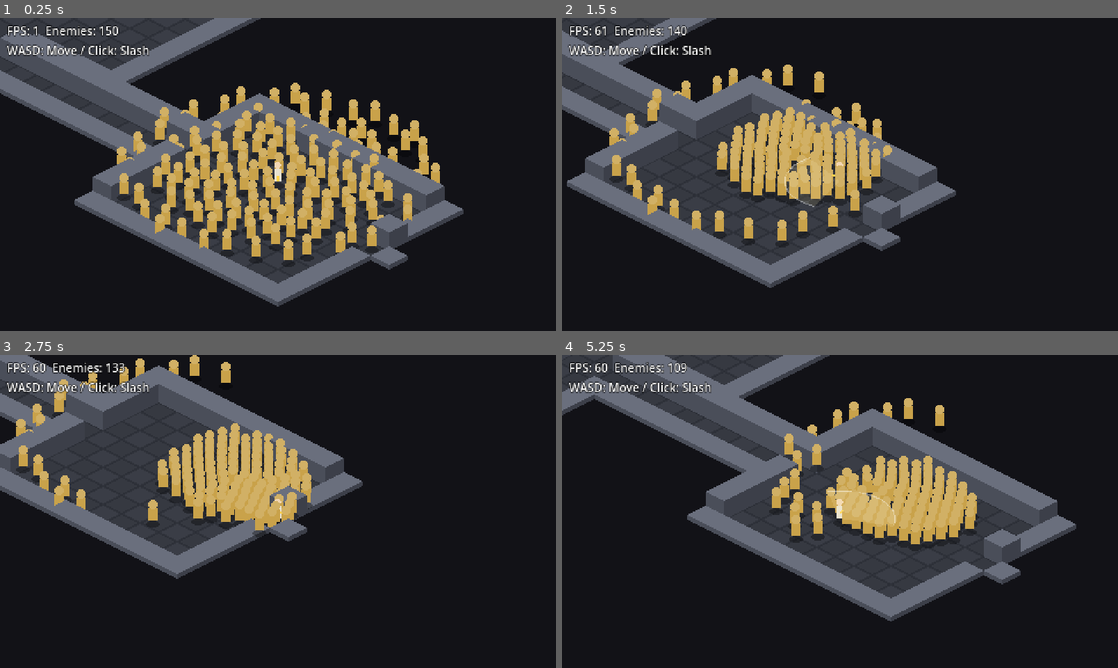
Above: before the commit, frames 1-4 (two rows, left to right).
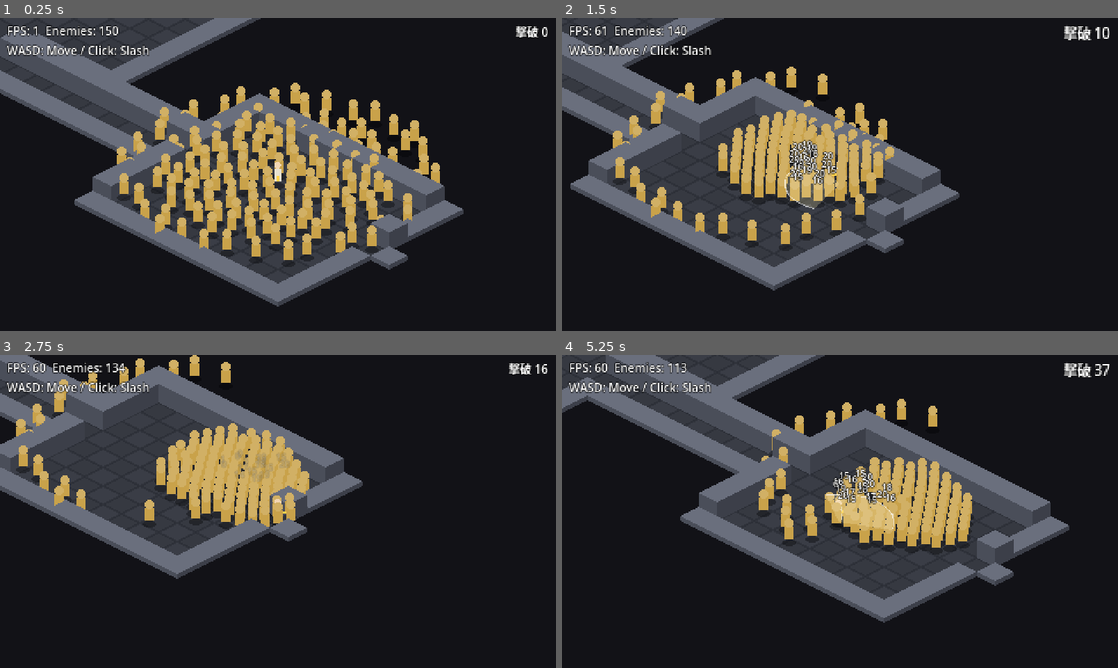
Above: after the commit, the same moments.

Repository: fururun/HackSla
Game: Godot game, scene res://scenes/test/stress.tscn
The game is run twice, just before and just after one commit, with the same random seed, the same clock (stepped at 60 frames per second) and the same inputs. This scene is started directly instead of the project's main scene.
Inputs (mouse positions are in pixels of both pictures, inside the frame that each line leads up to):
- Up to frame 1 (0.25 s): no input
- Up to frame 2 (1.5 s): move the mouse to (962, 158) at 0.52 s; hold D (move_right) 0.53-1.28 s; click (962, 158) at 0.67 s; move the mouse to (728, 190) at 1.27 s; hold S (move_down) from 1.28 s (still down); click (728, 190) at 1.42 s
- Up to frame 3 (2.75 s): move the mouse to (333, 442) at 2.02 s; release S (move_down) at 2.03 s; hold D (move_right) from 2.03 s (still down); click (333, 442) at 2.17 s
- Up to frame 4 (5.25 s): move the mouse to (812, 574) at 2.77 s; release D (move_right) at 2.78 s; hold W (move_up) 2.78-3.53 s; click (812, 574) at 2.92 s; move the mouse to (1006, 558) at 3.52 s; hold A (move_left) 3.53-5.03 s; click (1006, 558) at 3.67 s; move the mouse to (673, 464) at 4.27 s; click (673, 464) at 4.42 s; move the mouse to (867, 511) at 5.02 s; hold S (move_down) from 5.03 s (still down); click (867, 511) at 5.17 s

The runs differ from the first frame. In frame 1, 0.1% of the frame differs, in the area x 92-99%, y 2-7%; in frame 2, 8.7%; in frame 3, 3.6%; in frame 4, 14%, in the area x 0-99%, y 0-86%.

Commit message:
T18: 撃破演出（ヒットストップ・ダメージ数字・画面揺れ・撃破数）
担当: codex（dispatch 20261108-083635）

Diff:
--- a/scripts/enemies/enemy.gd
+++ b/scripts/enemies/enemy.gd
@@ -20,7 +20,11 @@
 func take_hit(amount: float, _skill: SkillDef) -> void:
 	if not active or definition.is_immortal:
 		return
-	life = maxf(0.0, life - maxf(0.0, amount))
+	if not is_finite(amount) or amount <= 0.0 or life <= 0.0:
+		return
+	var damage: float = minf(life, amount)
+	life -= damage
+	manager.enemy_hit.emit(self, damage, life <= 0.0)
 	if life <= 0.0:
 		manager.despawn(self)
 
--- a/scripts/enemies/enemy_manager.gd
+++ b/scripts/enemies/enemy_manager.gd
@@ -3,9 +3,13 @@
 ## 地面座標（画面の縦を2倍）で空間ハッシュを構築する。
 ## 押し合いの各反復では位置を固定して比較し、補正を最後にまとめて適用する。
 
+signal enemy_hit(enemy: Enemy, amount: float, killed: bool)
+
 signal player_hit(damage: float, source: Enemy)
 
 const SEPARATION_PASSES: int = 4
+
+var _feedback: HitFeedback
 
 var _packs: Dictionary[int, Array] = {}
 var _next_pack_id: int = 0
@@ -20,6 +24,10 @@
 
 func spawn(def: EnemyDef, pos: Vector2) -> Enemy:
 	assert(def != null, "敵の定義が必要です")
+	if _feedback == null:
+		_feedback = HitFeedback.new()
+		add_child(_feedback, false, Node.INTERNAL_MODE_BACK)
+		enemy_hit.connect(_feedback.on_enemy_hit)
 	var enemy: Enemy = _pool.pop_back() if not _pool.is_empty() else Enemy.new()
 	if enemy.get_parent() == null:
 		add_child(enemy)
--- /dev/null
+++ b/scripts/fx/feedback_config.gd
@@ -0,0 +1,27 @@
+class_name FeedbackConfig
+extends RefCounted
+## 演出だけの調整値。ゲームのダメージ・敵の数値とは独立。
+
+const NUMBER_LIMIT: int = 64
+const NUMBER_LIFE: float = 0.6
+const NUMBER_RISE: float = 14.0
+const NUMBER_JITTER: float = 6.0
+const NUMBER_SIZE: Vector2 = Vector2(24, 10)
+const NUMBER_OFFSET: Vector2 = Vector2(0, -26)
+const FONT_SIZE: int = 8
+const OUTLINE_SIZE: int = 2
+const NUMBER_Z: int = 20
+const FADE_FACTOR: float = 1.5
+const HITSTOP_SECONDS: float = 0.045
+const HITSTOP_MAX_SECONDS: float = 0.06
+const HITSTOP_SCALE: float = 0.05
+const HITSTOP_RECOVERY_SECONDS: float = 0.12
+const LARGE_DAMAGE: float = 20.0
+const SHAKE_SECONDS: float = 0.14
+const SHAKE_KILL: float = 2.5
+const SHAKE_HIT: float = 1.25
+const COUNTER_SIZE: Vector2 = Vector2(90, 18)
+const COUNTER_MARGIN: Vector2 = Vector2(6, 4)
+const COUNTER_FONT_SIZE: int = 10
+const COUNTER_PULSE_SECONDS: float = 0.18
+const COUNTER_PULSE_SCALE: float = 1.25
--- /dev/null
+++ b/scripts/fx/hit_feedback.gd
@@ -0,0 +1,115 @@
+class_name HitFeedback
+extends Node
+## 被弾信号から表示を駆動。ヒットストップは全管理ノードで一つの実時間窓を共有。
+
+static var _stop_owner: HitFeedback
+static var _next_stop_usec: int = 0
+
+var kill_count: int = 0
+var _counter: Label
+var _pulse_left: float = 0.0
+var _shake_left: float = 0.0
+var _shake_strength: float = 0.0
+var _camera: Camera2D
+var _camera_offset: Vector2
+var _last_usec: int = 0
+var _saved_time_scale: float = 1.0
+var _stop_timer: SceneTreeTimer
+
+
+func _ready() -> void:
+	process_mode = Node.PROCESS_MODE_ALWAYS
+	_last_usec = Time.get_ticks_usec()
+	var layer := CanvasLayer.new()
+	add_child(layer)
+	var hud := Control.new()
+	layer.add_child(hud)
+	hud.set_anchors_and_offsets_preset(Control.PRESET_FULL_RECT)
+	hud.mouse_filter = Control.MOUSE_FILTER_IGNORE
+	_counter = Label.new()
+	hud.add_child(_counter)
+	_counter.set_anchors_and_offsets_preset(Control.PRESET_TOP_RIGHT)
+	_counter.offset_left = -FeedbackConfig.COUNTER_SIZE.x - FeedbackConfig.COUNTER_MARGIN.x
+	_counter.offset_right = -FeedbackConfig.COUNTER_MARGIN.x
+	_counter.offset_top = FeedbackConfig.COUNTER_MARGIN.y
+	_counter.offset_bottom = FeedbackConfig.COUNTER_MARGIN.y + FeedbackConfig.COUNTER_SIZE.y
+	_counter.size = FeedbackConfig.COUNTER_SIZE
+	_counter.pivot_offset = Vector2(FeedbackConfig.COUNTER_SIZE.x, 0)
+	_counter.horizontal_alignment = HORIZONTAL_ALIGNMENT_RIGHT
+	_counter.mouse_filter = Control.MOUSE_FILTER_IGNORE
+	_counter.add_theme_font_size_override("font_size", FeedbackConfig.COUNTER_FONT_SIZE)
+	_counter.add_theme_constant_override("outline_size", FeedbackConfig.OUTLINE_SIZE)
+	_counter.add_theme_color_override("font_outline_color", Color.BLACK)
+	_counter.text = "撃破 0"
+
+
+func on_enemy_hit(enemy: Enemy, amount: float, killed: bool) -> void:
+	DamageNumber.spawn(self, enemy.global_position + FeedbackConfig.NUMBER_OFFSET, amount)
+	if killed:
+		kill_count += 1
+		_counter.text = "撃破 %d" % kill_count
+		_pulse_left = FeedbackConfig.COUNTER_PULSE_SECONDS
+		request_hitstop()
+	if killed or amount >= FeedbackConfig.LARGE_DAMAGE:
+		_start_shake(FeedbackConfig.SHAKE_KILL if killed else FeedbackConfig.SHAKE_HIT)
+
+
+func request_hitstop() -> void:
+	var now: int = Time.get_ticks_usec()
+	# 同時撃破でタイマーを大量生成せず、連続撃破でも停止窓を延長しない。
+	if is_instance_valid(_stop_owner) or now < _next_stop_usec or not is_inside_tree():
+		return
+	_stop_owner = self
+	_saved_time_scale = Engine.time_scale
+	Engine.time_scale = minf(_saved_time_scale, FeedbackConfig.HITSTOP_SCALE)
+	var duration: float = minf(FeedbackConfig.HITSTOP_SECONDS, FeedbackConfig.HITSTOP_MAX_SECONDS)
+	_next_stop_usec = now + int((duration + FeedbackConfig.HITSTOP_RECOVERY_SECONDS) * 1000000.0)
+	_stop_timer = get_tree().create_timer(duration, true, false, true)
+	_stop_timer.timeout.connect(_restore_time_scale)
+
+
+func _restore_time_scale() -> void:
+	if _stop_owner == self:
+		Engine.time_scale = _saved_time_scale
+		_stop_owner = null
+	_stop_timer = null
+
+
+func _start_shake(strength: float) -> void:
+	var camera: Camera2D = get_viewport().get_camera_2d()
+	if camera == null:
+		return
+	if camera != _camera:
+		_restore_camera()
+		_camera = camera
+		_camera_offset = camera.offset
+	_shake_left = FeedbackConfig.SHAKE_SECONDS
+	_shake_strength = maxf(_shake_strength, strength)
+
+
+func _restore_camera() -> void:
+	if is_instance_valid(_camera):
+		_camera.offset = _camera_offset
+	_camera = null
+	_shake_left = 0.0
+	_shake_strength = 0.0
+
+
+func _process(_delta: float) -> void:
+	var now: int = Time.get_ticks_usec()
+	var elapsed: float = float(now - _last_usec) / 1000000.0
+	_last_usec = now
+	_pulse_left = maxf(0.0, _pulse_left - elapsed)
+	_counter.scale = Vector2.ONE * lerpf(1.0, FeedbackConfig.COUNTER_PULSE_SCALE, _pulse_left / FeedbackConfig.COUNTER_PULSE_SECONDS)
+	if _shake_left > 0.0:
+		_shake_left = maxf(0.0, _shake_left - elapsed)
+		if not is_instance_valid(_camera) or _shake_left <= 0.0 or get_viewport().get_camera_2d() != _camera:
+			_restore_camera()
+		else:
+			var strength: float = _shake_strength * _shake_left / FeedbackConfig.SHAKE_SECONDS
+			_camera.offset = _camera_offset + Vector2(randf_range(-strength, strength), randf_range(-strength, strength))
+
+
+func _exit_tree() -> void:
+	_restore_time_scale()
+	_restore_camera()
--- a/scripts/ui/damage_number.gd
+++ b/scripts/ui/damage_number.gd
@@ -1,32 +1,62 @@
 class_name DamageNumber
 extends Label
-## ダメージの数字（浮かんで消える）。大量に出る場合は T18 で使い回し（プール化）に変える。
+## プールは表示先の所有物。親の破棄と一緒に解放し、静的なノード参照を残さない。
 
-const LIFE: float = 0.6
+const POOL_META: StringName = &"damage_number_pool"
 
 var _t: float = 0.0
 var _start: Vector2
+var active: bool = false
 
 
 static func spawn(parent: Node, pos: Vector2, amount: float) -> DamageNumber:
-	var n := DamageNumber.new()
-	n.text = str(roundi(amount))
-	n.add_theme_font_size_override("font_size", 8)
-	n.add_theme_color_override("font_color", Color.WHITE)
-	n.add_theme_constant_override("outline_size", 2)
-	n.add_theme_color_override("font_outline_color", Color.BLACK)
-	n.size = Vector2(24, 10)
-	n.horizontal_alignment = HORIZONTAL_ALIGNMENT_CENTER
-	n.z_index = 20
-	n._start = pos + Vector2(randf_range(-6, 6) - 12, 0)
-	n.position = n._start
-	parent.add_child(n)
+	var pool: Array = parent.get_meta(POOL_META, [])
+	var n: DamageNumber
+	for candidate: DamageNumber in pool:
+		if not candidate.active:
+			n = candidate
+			break
+	if n == null:
+		if pool.size() < FeedbackConfig.NUMBER_LIMIT:
+			n = DamageNumber.new()
+			parent.add_child(n, false, Node.INTERNAL_MODE_BACK)
+		else:
+			n = pool[0]
+	# 配列を使用順に保ち、上限時は最古の表示から再利用する。
+	pool.erase(n)
+	pool.append(n)
+	parent.set_meta(POOL_META, pool)
+	n._activate(pos, amount)
 	return n
+
+
+func _init() -> void:
+	add_theme_font_size_override("font_size", FeedbackConfig.FONT_SIZE)
+	add_theme_color_override("font_color", Color.WHITE)
+	add_theme_constant_override("outline_size", FeedbackConfig.OUTLINE_SIZE)
+	add_theme_color_override("font_outline_color", Color.BLACK)
+	size = FeedbackConfig.NUMBER_SIZE
+	horizontal_alignment = HORIZONTAL_ALIGNMENT_CENTER
+	mouse_filter = Control.MOUSE_FILTER_IGNORE
+	z_index = FeedbackConfig.NUMBER_Z
+
+
+func _activate(pos: Vector2, amount: float) -> void:
+	text = str(roundi(amount))
+	_t = 0.0
+	active = true
+	modulate = Color.WHITE
+	global_position = pos + Vector2(randf_range(-FeedbackConfig.NUMBER_JITTER, FeedbackConfig.NUMBER_JITTER) - FeedbackConfig.NUMBER_SIZE.x * 0.5, 0)
+	_start = position
+	show()
+	set_process(true)
 
 
 func _process(delta: float) -> void:
 	_t += delta
-	position = _start + Vector2(0, -14.0 * (_t / LIFE))
-	modulate.a = clampf(1.5 - _t / LIFE * 1.5, 0.0, 1.0)
-	if _t >= LIFE:
-		queue_free()
+	position = _start + Vector2(0, -FeedbackConfig.NUMBER_RISE * (_t / FeedbackConfig.NUMBER_LIFE))
+	modulate.a = clampf(FeedbackConfig.FADE_FACTOR * (1.0 - _t / FeedbackConfig.NUMBER_LIFE), 0.0, 1.0)
+	if _t >= FeedbackConfig.NUMBER_LIFE:
+		active = false
+		hide()
+		set_process(false)
--- /dev/null
+++ b/tests/test_fx.gd
@@ -0,0 +1,108 @@
+extends RefCounted
+
+var t: Variant
+
+
+func test_hit_signal_and_kill_count() -> void:
+	var tree: SceneTree = t
+	await tree.process_frame
+	var manager := EnemyManager.new()
+	tree.root.add_child(manager)
+	manager.set_physics_process(false)
+	var def := EnemyDef.new()
+	def.life = 30.0
+	var enemy: Enemy = manager.spawn(def, Vector2(50, 30))
+	var feedback: HitFeedback = manager._feedback
+	manager.spawn(def, Vector2.ZERO)
+	t.check_eq(manager._feedback, feedback, "初回生成だけで演出を作る")
+	var hits: Array = []
+	manager.enemy_hit.connect(func(source: Enemy, amount: float, killed: bool) -> void: hits.append([source, amount, killed, source.active]))
+	enemy.take_hit(0.0, null)
+	enemy.take_hit(-5.0, null)
+	enemy.take_hit(NAN, null)
+	t.check_eq(hits.size(), 0, "無効ダメージは通知しない")
+	enemy.take_hit(10.0, null)
+	t.check_eq(hits[0], [enemy, 10.0, false, true], "実際のダメージと非撃破を通知")
+	t.check_eq(feedback.kill_count, 0, "被弾だけでは撃破を加算しない")
+	enemy.take_hit(100.0, null)
+	t.check_eq(hits[1], [enemy, 20.0, true, true], "位置が有効な返却前に致死ダメージを通知")
+	enemy.take_hit(100.0, null)
+	t.check_eq(hits.size(), 2, "返却済みの敵は通知しない")
+	t.check_eq(feedback.kill_count, 1, "撃破を一度だけ加算")
+	var dummy_def: EnemyDef = tree.root.get_node("DataDB").enemy("training_dummy")
+	var dummy: Enemy = manager.spawn(dummy_def, Vector2.ZERO)
+	dummy.take_hit(100.0, null)
+	t.check_eq(hits.size(), 2, "不死の案山子では発信しない")
+	t.check_eq(dummy.life, dummy_def.life, "案山子のライフは減らない")
+	manager.free()
+
+
+func test_number_pool_limit_oldest_and_expired_reuse() -> void:
+	var tree: SceneTree = t
+	var parent := Node2D.new()
+	parent.position = Vector2(100, 50)
+	tree.root.add_child(parent)
+	var first: DamageNumber = DamageNumber.spawn(parent, Vector2(20, 30), 12.0)
+	t.check_eq(first.global_position.y, 30.0, "変形した親でも世界座標へ表示")
+	for i: int in range(1, FeedbackConfig.NUMBER_LIMIT):
+		DamageNumber.spawn(parent, Vector2.ZERO, float(i))
+	var reused: DamageNumber = DamageNumber.spawn(parent, Vector2(10, 20), 99.0)
+	t.check_eq(reused, first, "上限時は最古の数字を再利用")
+	t.check_eq(reused.text, "99", "再利用時に数字を更新")
+	for i: int in 150:
+		DamageNumber.spawn(parent, Vector2.ZERO, float(i))
+	t.check_eq(parent.get_meta(DamageNumber.POOL_META).size(), FeedbackConfig.NUMBER_LIMIT, "大量被弾でも上限を維持")
+	t.check_eq(parent.get_child_count(true), FeedbackConfig.NUMBER_LIMIT, "ノード数も上限内")
+	reused._process(FeedbackConfig.NUMBER_LIFE)
+	t.check(not reused.active and not reused.visible, "寿命後は破棄せず非表示")
+	var expired: DamageNumber = DamageNumber.spawn(parent, Vector2(30, 40), 42.0)
+	t.check_eq(expired, reused, "空いている数字を優先して再利用")
+	t.check(expired.active and expired.visible and expired.modulate.a == 1.0, "寿命・透明度をリセット")
+	parent.free()
+
+
+func test_hitstop_burst_bound_restore_and_camera() -> void:
+	var tree: SceneTree = t
+	await tree.create_timer(FeedbackConfig.HITSTOP_MAX_SECONDS + FeedbackConfig.HITSTOP_RECOVERY_SECONDS, true, false, true).timeout
+	var original_scale: float = Engine.time_scale
+	Engine.time_scale = 0.8
+	var manager := EnemyManager.new()
+	tree.root.add_child(manager)
+	manager.set_physics_process(false)
+	var camera := Camera2D.new()
+	camera.offset = Vector2(7, -10)
+	tree.root.add_child(camera)
+	camera.make_current()
+	var def := EnemyDef.new()
+	def.life = 30.0
+	var enemies: Array[Enemy] = []
+	for i: int in 150:
+		enemies.append(manager.spawn(def, Vector2(i, 20)))
+	var feedback: HitFeedback = manager._feedback
+	var start: int = Time.get_ticks_usec()
+	for enemy: Enemy in enemies:
+		enemy.take_hit(100.0, null)
+	print("[fx burst] 150 kills dispatch_ms=%.3f number_nodes=%d" % [float(Time.get_ticks_usec() - start) / 1000.0, feedback.get_meta(DamageNumber.POOL_META).size()])
+	feedback._process(0.0)
+	t.check(feedback._counter.get_global_rect().end.x <= tree.root.get_visible_rect().end.x, "拡大中も撃破表示は画面内")
+	var timer: SceneTreeTimer = feedback._stop_timer
+	t.check(timer != null and timer.time_left <= FeedbackConfig.HITSTOP_MAX_SECONDS, "停止時間は合計上限内")
+	for i: int in 200:
+		feedback.request_hitstop()
+	t.check_eq(feedback._stop_timer, timer, "同時撃破は同じタイマーを共有し延長しない")
+	t.check_eq(feedback.kill_count, 150, "一斉撃破を全て加算")
+	t.check_eq(feedback._counter.text, "撃破 150", "撃破表示を更新")
+	t.check_eq(Engine.time_scale, FeedbackConfig.HITSTOP_SCALE, "撃破で減速")
+	await tree.create_timer(FeedbackConfig.HITSTOP_MAX_SECONDS, true, false, true).timeout
+	t.check_eq(Engine.time_scale, 0.8, "実時間の上限後に元の倍率へ復元")
+	feedback.request_hitstop()
+	t.check_eq(Engine.time_scale, 0.8, "回復期間中は再停止しない")
+	await tree.create_timer(FeedbackConfig.SHAKE_SECONDS + FeedbackConfig.COUNTER_PULSE_SECONDS, true, false, true).timeout
+	t.check_eq(camera.offset, Vector2(7, -10), "揺れ後に元のカメラoffsetへ復元")
+	t.check_eq(feedback._counter.scale, Vector2.ONE, "撃破数の拡大が戻る")
+	feedback.request_hitstop()
+	t.check(Engine.time_scale < 0.8, "回復期間後は再受付")
+	manager.free()
+	t.check_eq(Engine.time_scale, 0.8, "停止中のシーン破棄でも倍率を復元")
+	camera.free()
+	Engine.time_scale = original_scale
Not shown, added: scripts/fx/feedback_config.gd.uid
Not shown, added: scripts/fx/hit_feedback.gd.uid
